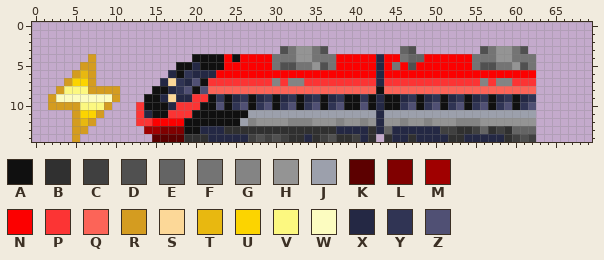
Two versions of one sprite sheet, docs/download_page/_static/ITX_SAEMAEUL.png. That is the earlier state.
The file is 70x15 pixels.
Palette (. is transparent): A #101010  B #303030  C #404040  D #505050  E #646464  F #747474  G #848484  H #949494  J #9ca0ac  K #5c0000  L #800000  M #a00000  N #fc0000  P #fc3434  Q #fc6458  R #d49c20  S #fcd898  T #e8b810  U #fcd400  V #fcf880  W #fcfcc0  X #242844  Y #303454  Z #505074
Now the later version:
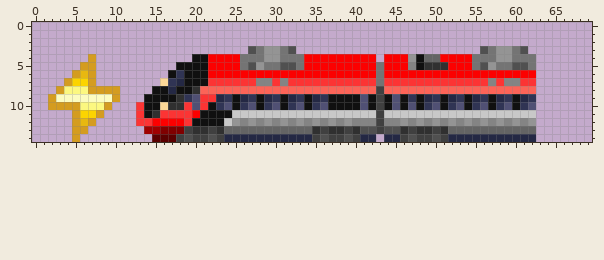
The exact change:
@@ palette @@
-J #9ca0ac
+J #c8c8c8
@@ x 0..69 @@
  2 ......................................................................
- 3 ...............................DFHHFD.........ED........DFHHFD........
- 4 .......R............AAAANANNNNFFFHHFFFNNNNNXNNFEENNNNNNFFFHHFFF.......
- 5 ......RR..........AAXAAANNNNNNFDDFFHDFNNNNNXNFNDNNNNNNNFDDFFHDF.......
- 6 .....RTR.........XAYXXXNNNNNNNNNNNNNNNNNNNNXNNNNNNNNNNNNNNNNNNN.......
- 7 ....RUUR........XSYXZAPPPPPPPPGPGGPPPPPPPPPXPPPPPPPPPPPPGPGGPPP.......
- 8 ...RVVVRRRR....AAXYZAZQQQQQQQQQQQQQQQQQQQQQAQQQQQQQQQQQQQQQQQQQ.......
- 9 ..RWWWWWWWR...AAXSXXPPAYAXYAXYAXYAXYAXYAAYAXAAXYAXYAXYAXYAXYAXY.......
-10 ..RRRRVVVR...PAAAXPPPAAZAYZAYZAYZAYZAYZAAZAXAAYZAYZAYZAYZAYZAYZ.......
-11 .....RUUR....PXAAPPPAAAAAAAJJJJJJJJJJJJJJJJXJJJJJJJJJJJJJJJJJJJ.......
-12 .....RTR.....PPNNNNAAAAAAAJGHHHHGGGHHHGHHGHXHHGHHGHHHGGGHHHHHHH.......
-13 .....RR.......MMLLLAAXXXBBBBBBBBBBBBBBXXXXBXEXXXXXXCCBBCEBCBEEE.......
-14 .....R.........KKKKBBBXXXXXCDCDCBBXBCDBBCXB.BXXBXXXXBBXXXXXBCDC.......
+ 3 ...........................DFHHFD.......................DFHHFD........
+ 4 .......R............AANNNNFFFHHFFFNNNNNNNNN.NNNHAEENNNNFFFHHFFF.......
+ 5 ......RR..........AAAANNNNFDHFFDDFNNNNNNNNNFNNNGABBBNNNFDHFFDDF.......
+ 6 .....RTR.........AYAAANNNNNNNNNNNNNNNNNNNNNFNNNNNNNNNNNNNNNNNNN.......
+ 7 ....RUUR........SYXAAAPPPPPPGGPGPPPPPPPPPPPFPPPPPPPPPPPPPGPGGPP.......
+ 8 ...RVVVRRRR....AAXAABQQQQQQQQQQQQQQQQQQQQQQCQQQQQQQQQQQQQQQQQQQ.......
+ 9 ..RWWWWWWWR...AAAABYZPPXYAXYAXYAXYAXYAAAAZACAZAYAXYAXYAXYAXYAXY.......
+10 ..RRRRVVVR...PAASBBPZPAYZAYZAYZAYZAYZAAAAZACAZAZAYZAYZAYZAYZAYZ.......
+11 .....RUUR....PABPPPPNAAAAJJJJJJJJJJJJJJJJJJCJJJJJJJJJJJJJJJJJJJ.......
+12 .....RTR.....PPNNNNPAAAAJHGHGHGHGHGHGHGHGGGCGGHGHGHGHGHGHGHGHGH.......
+13 .....RR.......MMLLLCBBCBEEEEEEEEEEEBCBBCBDDCDDBCBBCBEEEEEEEEEEE.......
+14 .....R.........KKKCDCCDCXXXXXXXXXXXCDCCDCXX.XXCDCCDCXXXXXXXXXXX.......
Pixel boxes of the changes (left, top, right, bottom) in both pictures:
changed: (144, 46, 536, 142)
